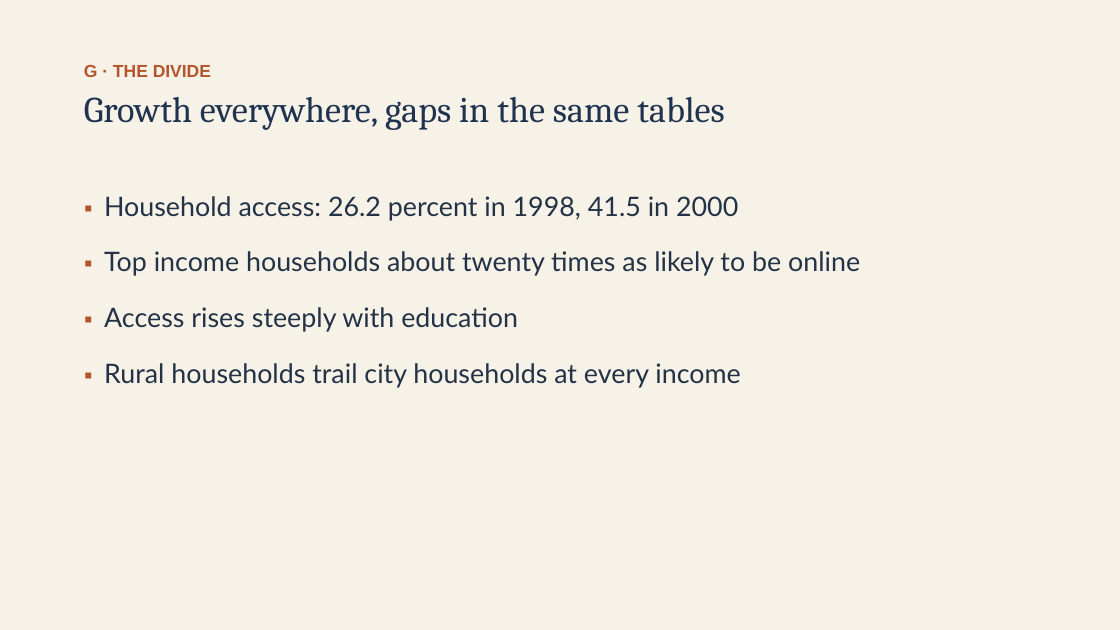
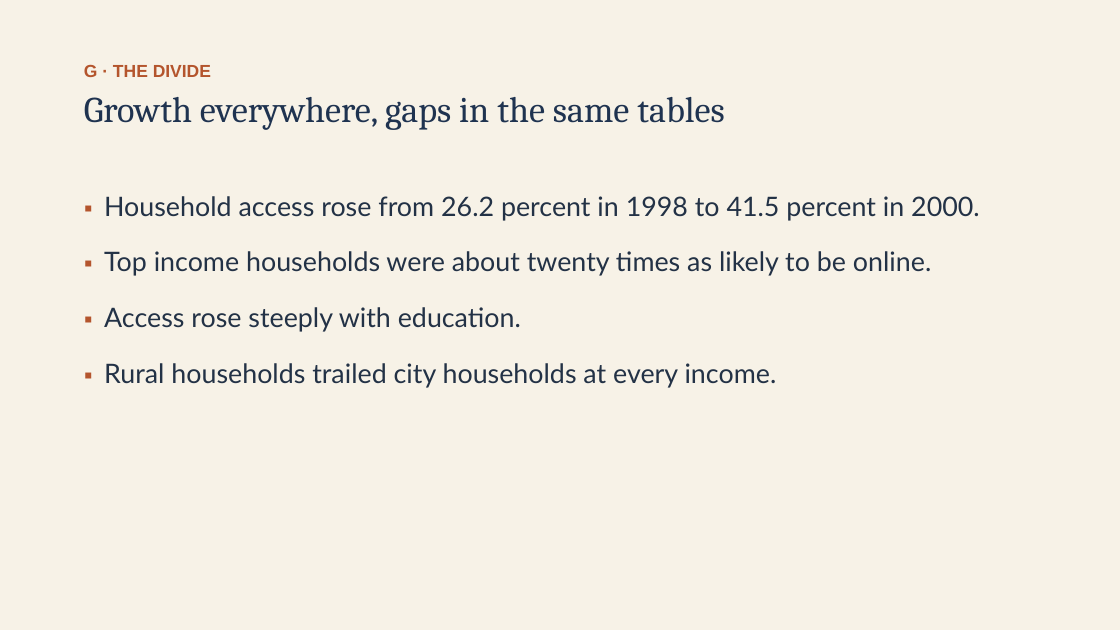
Before and after one commit to ab17gthb/humanities-curriculum-group, a slide deck: slide 21 of modern-america/lesson-04/lesson-04-slides.pptx. Drawn at 1120x630 pixels with LibreOffice and Linux fonts; fonts in the diff are those of the drawing. Boxes give left, top, right and bottom in pixels: in the first picture for what was removed or moved away, otherwise in the second. Text is boxed around its words. In the diff, an @@ line names an element or a change of style, - is before the commit and + after.

```diff
--- a/modern-america/lesson-04/lesson-04-slides.pptx
+++ b/modern-america/lesson-04/lesson-04-slides.pptx
@@ text at [104,196,980,388]: text changed @@
-▪ Household access: 26.2 percent in 1998, 41.5 in 2000
-▪ Top income households about twenty times as likely to be online
-▪ Access rises steeply with education
-▪ Rural households trail city households at every income
+▪ Household access rose from 26.2 percent in 1998 to 41.5 percent in 2000.
+▪ Top income households were about twenty times as likely to be online.
+▪ Access rose steeply with education.
+▪ Rural households trailed city households at every income.
```
Also in this commit, not shown: 8 other slides changed, 6 other files.
